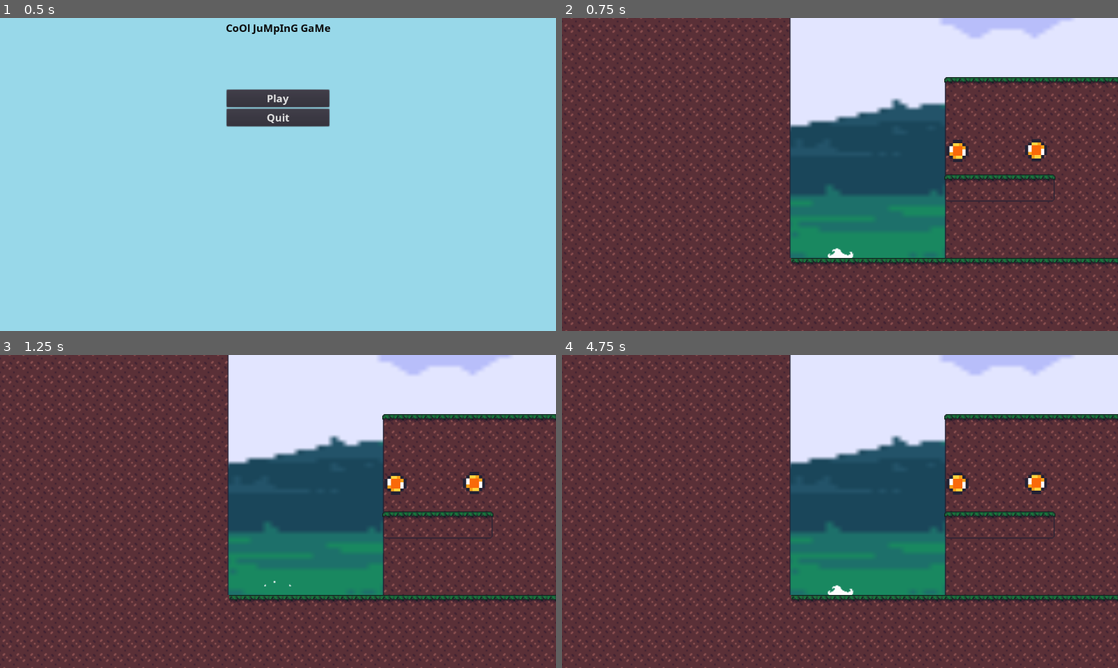
Above: before the commit, frames 1-4 (two rows, left to right).
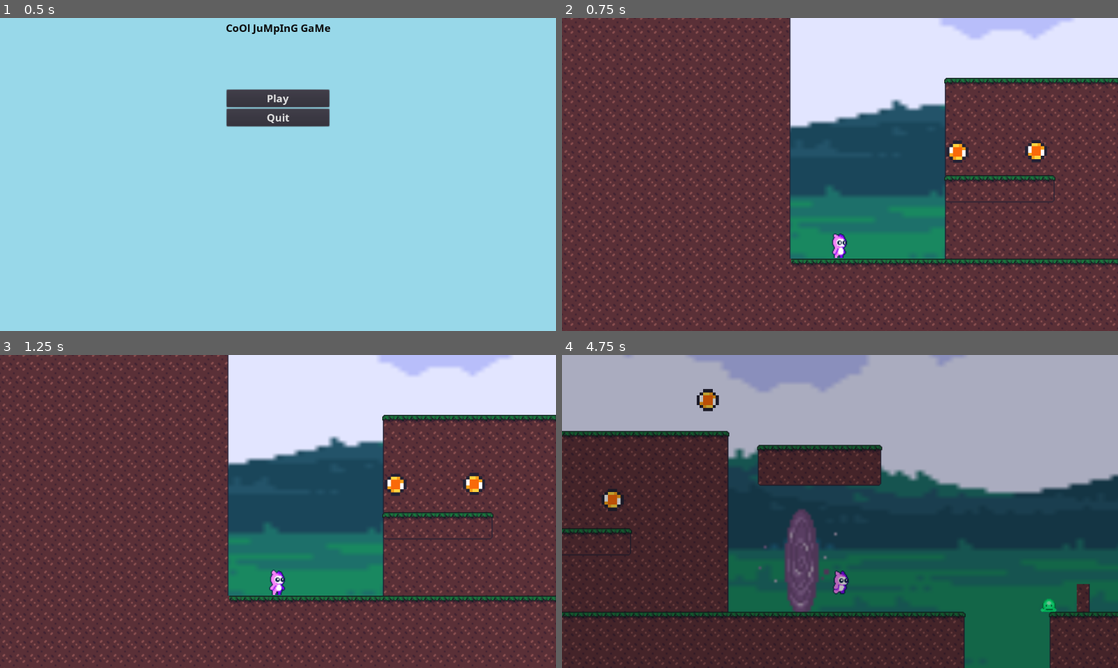
Above: after the commit, the same moments.

Repository: Mertric/2D-Video-game
Game: Godot game, scene res://Screen/MainScreen.tscn
Two runs of this game, one before a commit and one after it. Both use one fixed random seed, a clock stepped at 60 frames per second and the inputs below.
Inputs:
- Up to frame 1 (0.5 s): no input
- Up to frame 2 (0.75 s): click "Play" at 0.5 s
- Up to frame 3 (1.25 s): no input
- Up to frame 4 (4.75 s): tap Enter at 1.25 s; hold D (right) 1.28-2.78 s; tap Space (jump) at 1.52, 2.27, 3.77, 4.52 s; hold A (left) 2.78-3.53 s; hold D (right) from 3.53 s (still down)

Frame 1 is identical in both runs. In frame 2, 5.3% of the frame differs, in the area x 0-100%, y 0-100%; in frame 3, 5.3%; in frame 4, 73%.
Error before the commit: Parse Error: The identifier "PlayerData" isn't declared in the current scope. (res://src/Actors/Monster.gd:33)

Commit message:
chore: update

Diff:
--- a/2D Platformer/project.godot
+++ b/2D Platformer/project.godot
@@ -23,6 +23,10 @@
 config/name="2D Platformer"
 run/main_scene="res://Screen/MainScreen.tscn"
 config/icon="res://icon.png"
+
+[autoload]
+
+PlayerData="*res://src/Autoload/PlayerData.tscn"
 
 [display]
 
